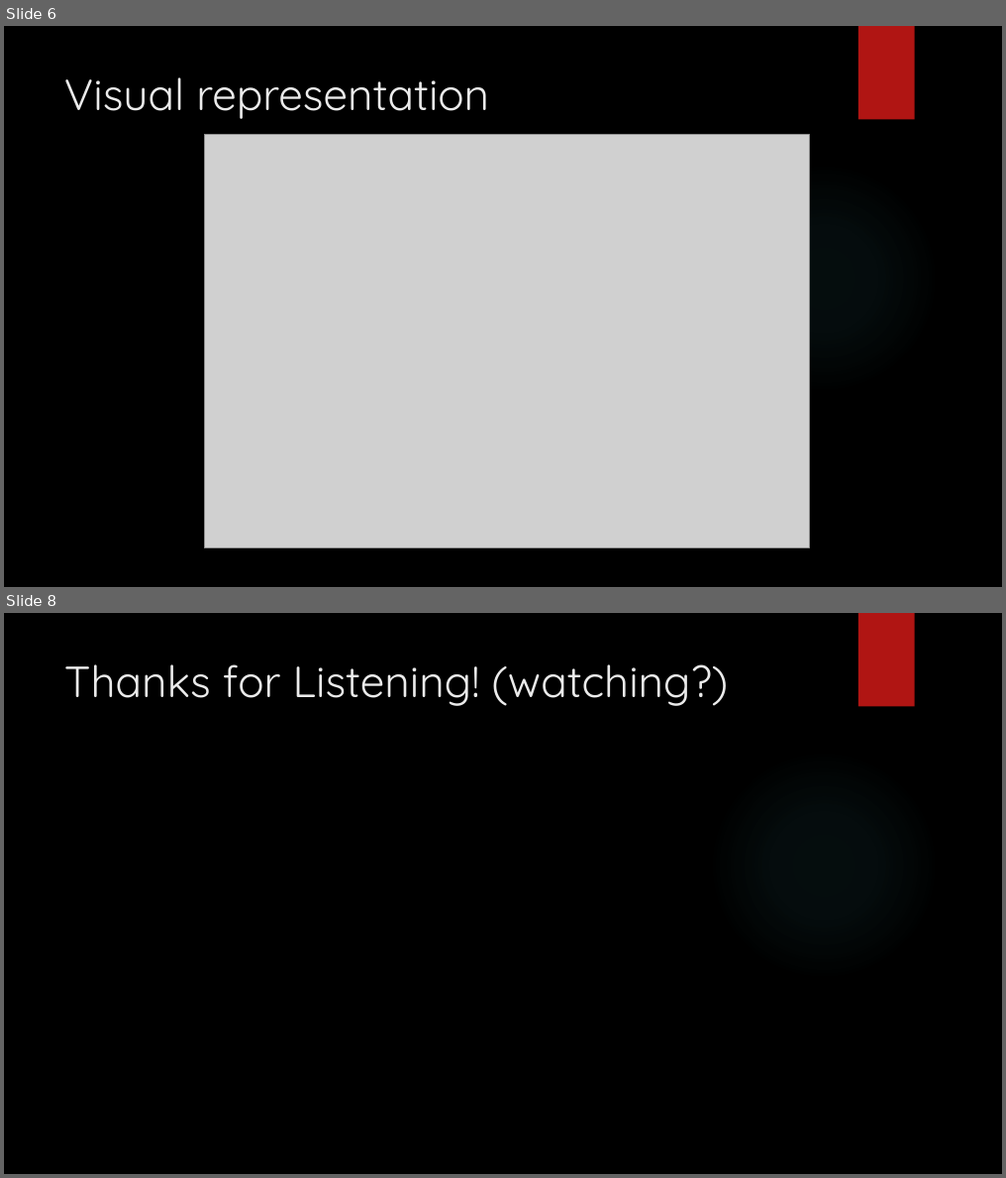
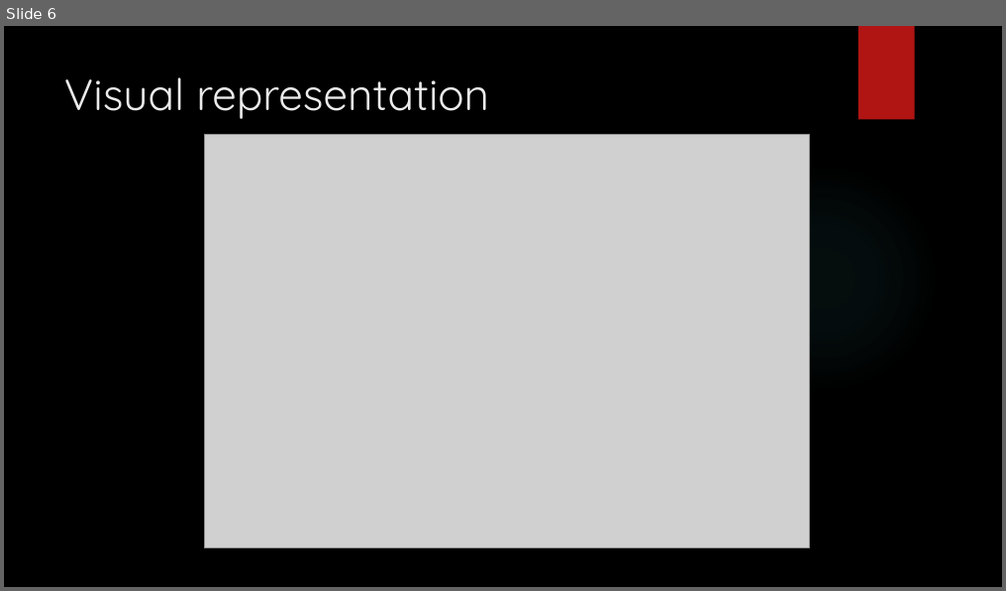
Before and after one commit to whapplez/HackTJ2018, a slide deck: SendMySearch.pptx. Shown one above the other, each under a label of ours: slides 6 and 8 before the commit, slide 6 after it; the slides between them are not shown. The pictures are 1006x1178 and 1006x591 pixels, drawn with LibreOffice and Linux fonts; fonts in the diff are those of the drawing; grey boxes stand for pictures; background and template pictures are left out. Boxes give left, top, right and bottom in pixels: in the first picture for what was removed or moved away, otherwise in the second. Text is boxed around its words. In the diff, an @@ line names an element or a change of style, - is before the commit and + after.

```diff
--- a/SendMySearch.pptx
+++ b/SendMySearch.pptx
@@ slide 8 removed at bbox=[4, 613, 1002, 1174], background picture (left out); not listed: 2 template elements that a slide beside it also shows @@
@@ title removed at bbox=[64, 664, 728, 706] @@
-Thanks for Listening! (watching?)
```
Also in this commit, not shown: 1 slide changed.
